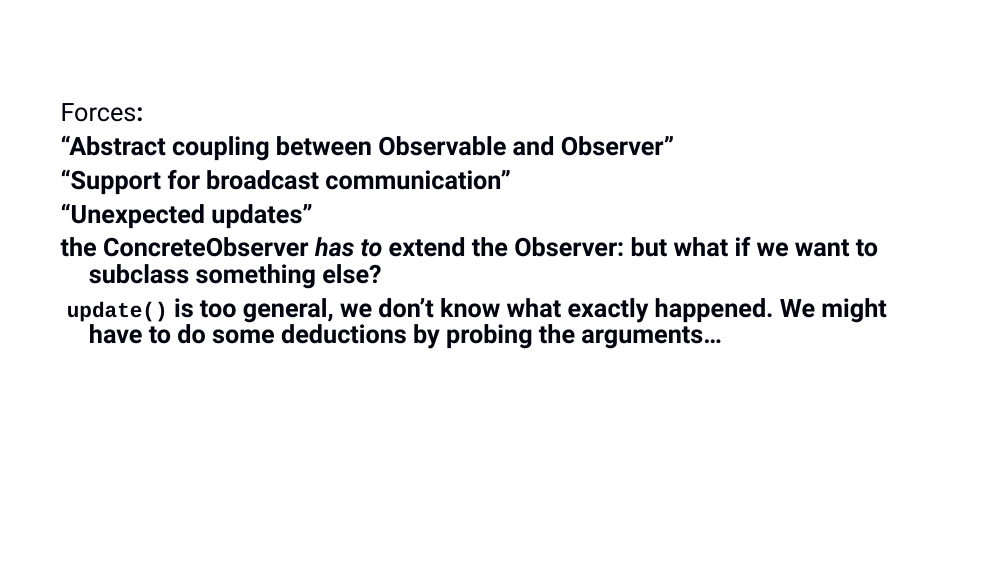
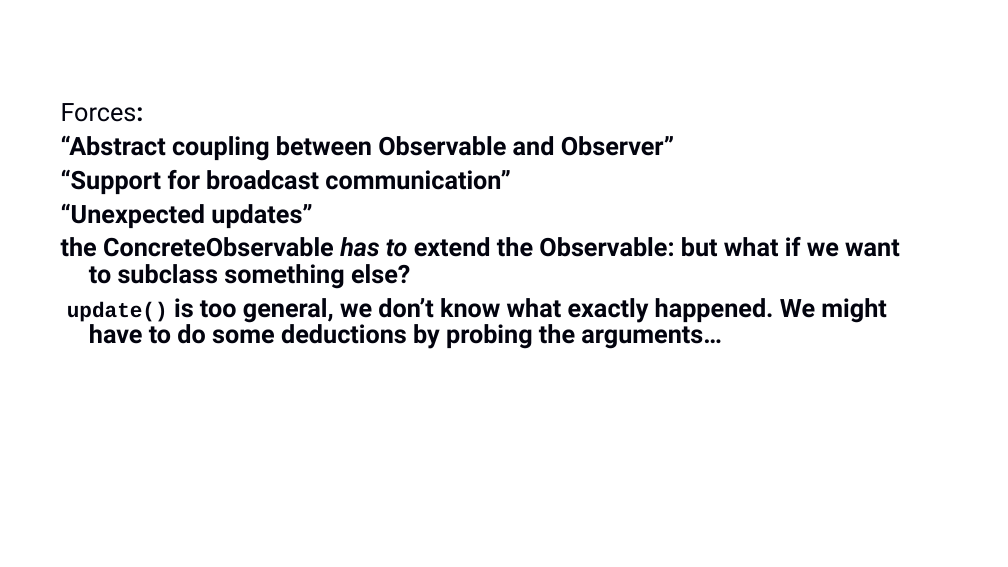
Before and after one commit to gmierzwinski/gmierzwinski.github.io, a slide deck: slide 25 of bishops/cs321/resources/CS321_Lecture_15A.pptx. Drawn at 1008x567 pixels with LibreOffice and Linux fonts; fonts in the diff are those of the drawing; background and template pictures are left out. Boxes give left, top, right and bottom in pixels: in the first picture for what was removed or moved away, otherwise in the second. Text is boxed around its words. In the diff, an @@ line names an element or a change of style, - is before the commit and + after.

```diff
--- a/bishops/cs321/resources/CS321_Lecture_15A.pptx
+++ b/bishops/cs321/resources/CS321_Lecture_15A.pptx
@@ text at bbox=[61, 237, 900, 289]: text changed @@
-the ConcreteObserver has to extend the Observer: but what if we want to subclass something else?
+the ConcreteObservable has to extend the Observable: but what if we want to subclass something else?
```
Also in this commit, not shown: 2 other slides changed, 6 other files.
